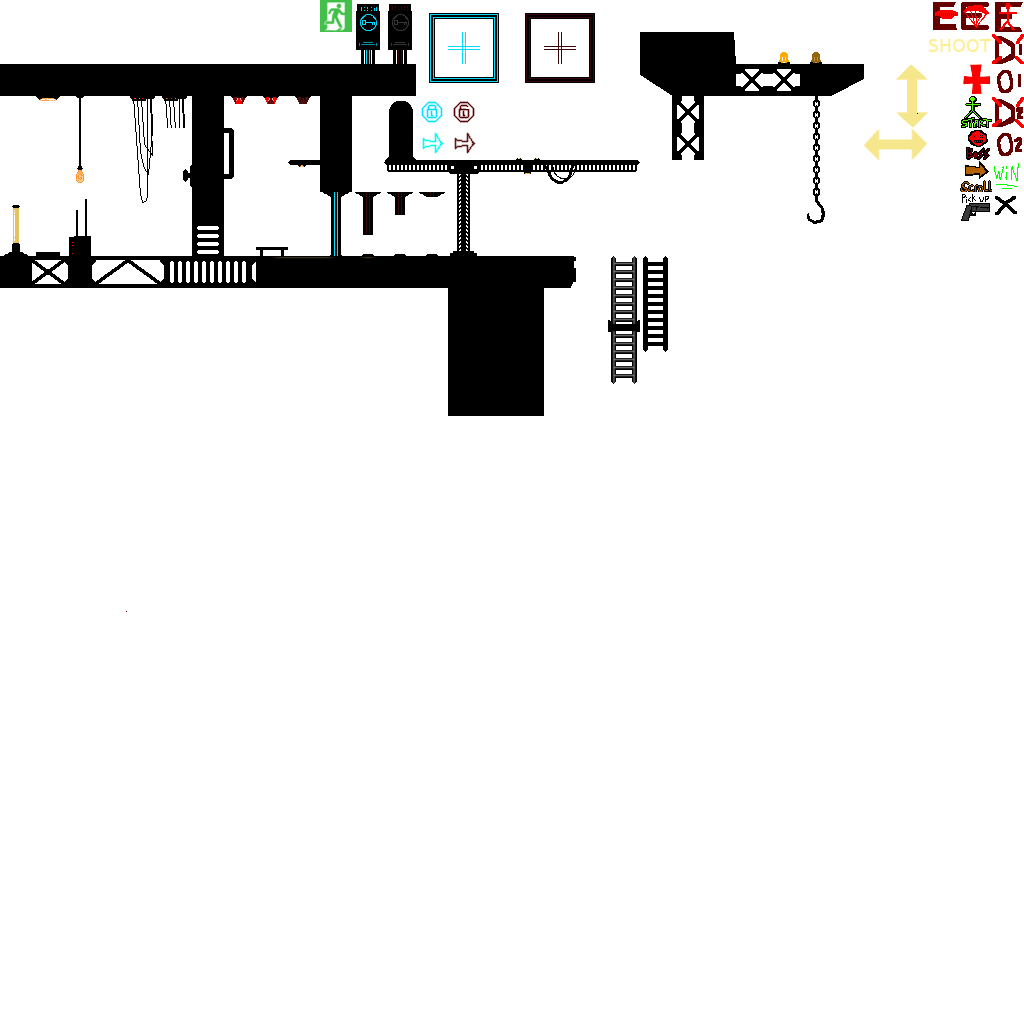
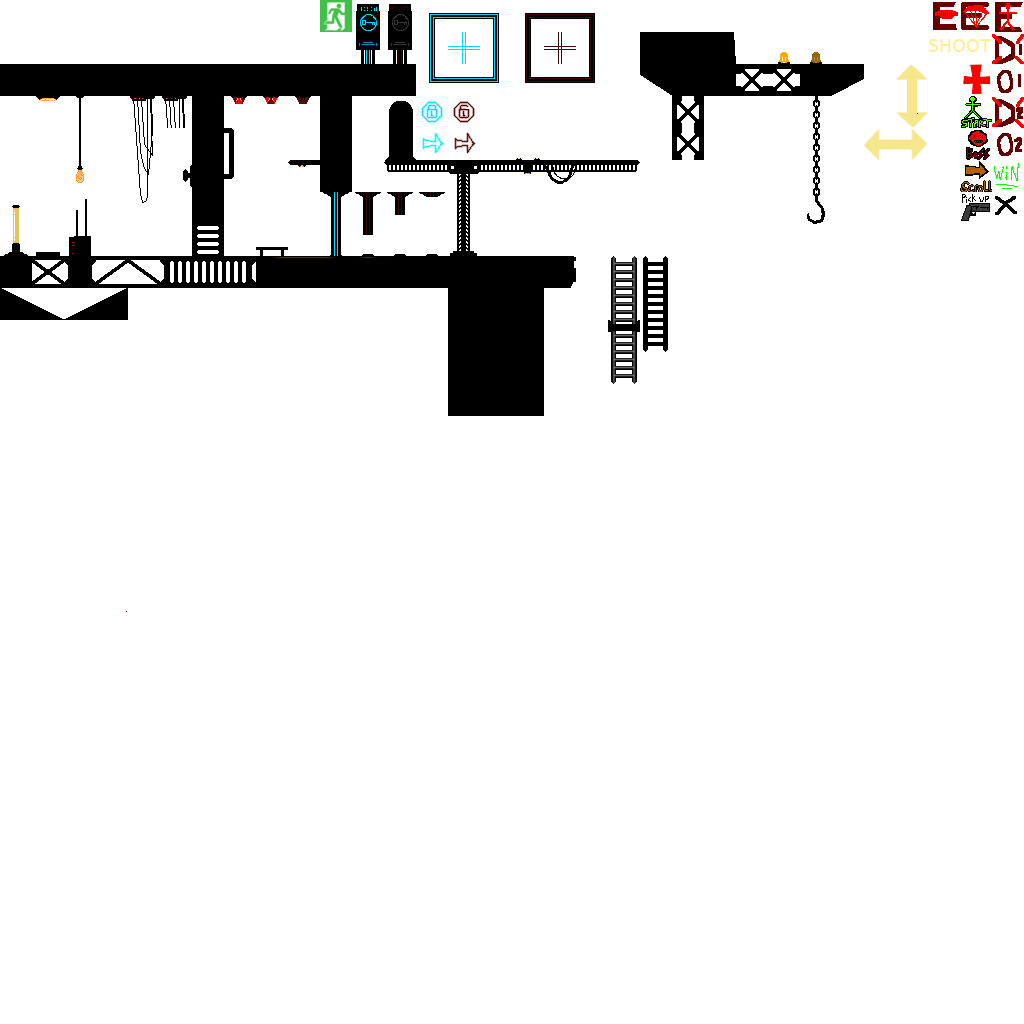
Layer changes from the first 1024 x 1024 image to the second:
painted on "Pasted Layer" over [left=0, top=288, right=128, bottom=320]
